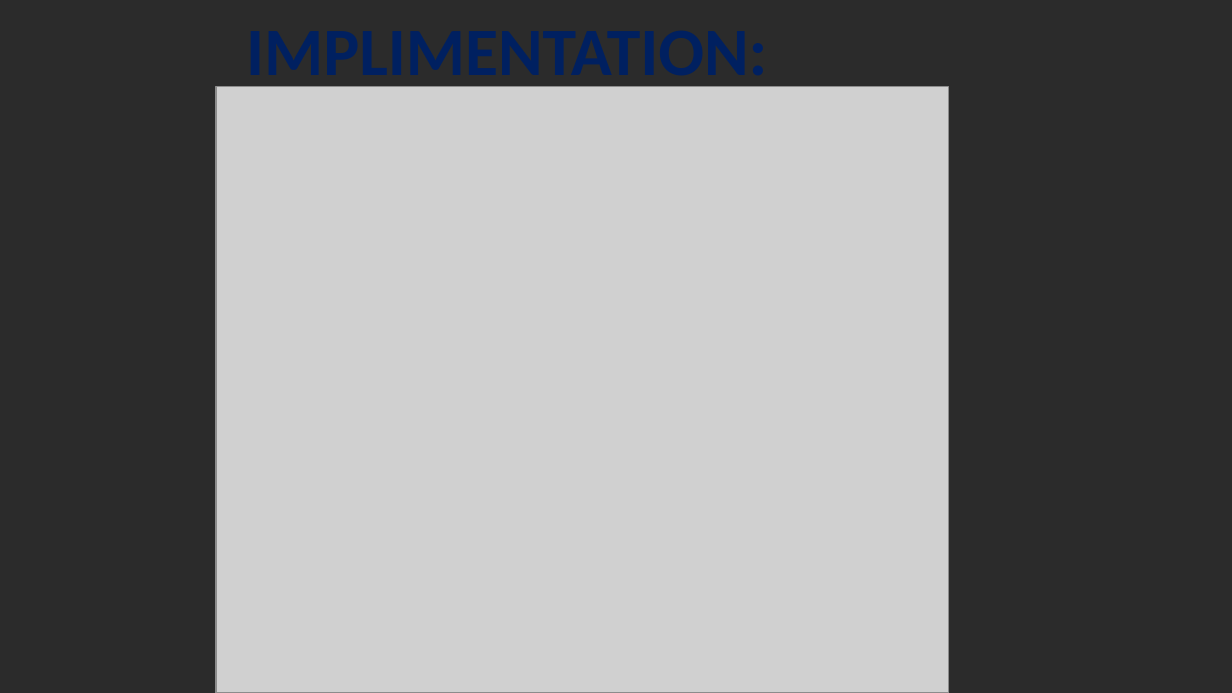
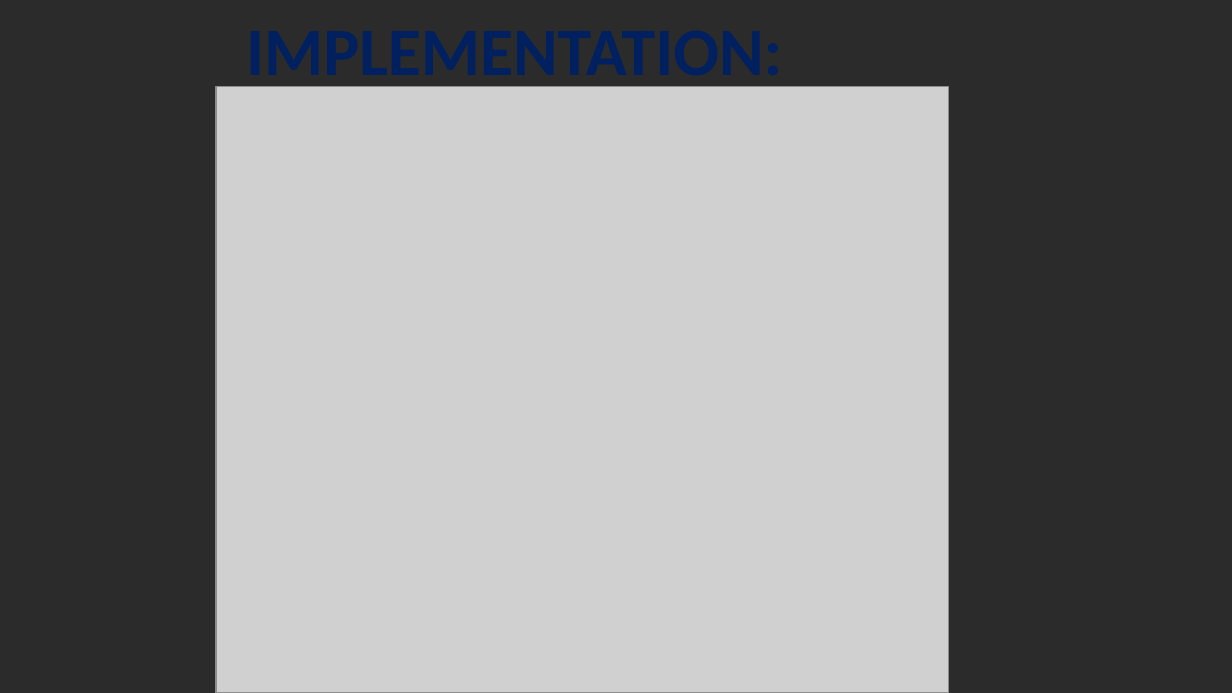
Before and after one commit to viettungvuong/Seminar, a slide deck: slide 70 of Seminar.pptx. Drawn at 1232x693 pixels with LibreOffice and Linux fonts; fonts in the diff are those of the drawing; grey boxes stand for pictures; background and template pictures are left out; a plain dark background stands for a picture behind light text. Boxes give left, top, right and bottom in pixels: in the first picture for what was removed or moved away, otherwise in the second. Text is boxed around its words. In the diff, an @@ line names an element or a change of style, - is before the commit and + after.

```diff
--- a/Seminar.pptx
+++ b/Seminar.pptx
@@ title at <box>246,31,782,92</box>: text changed @@
-IMPLIMENTATION:
+IMPLEMENTATION:
```
Also in this commit, not shown: 5 other slides changed, 1 other file.
